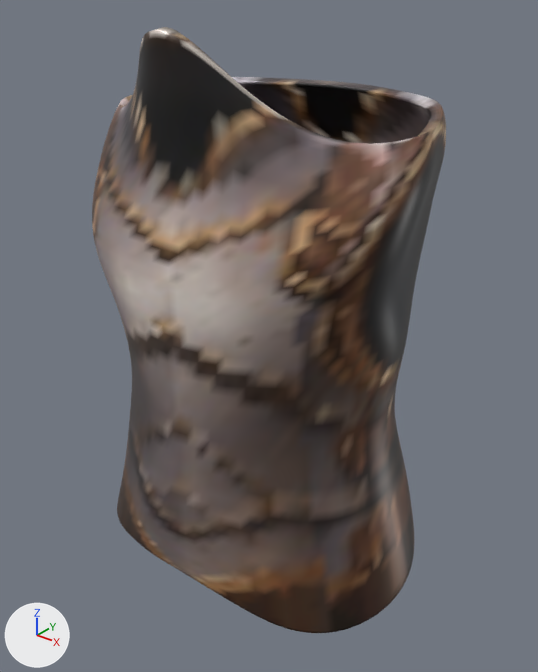
The glTF model fabrik/assets/basis.mann/v001/quelle/teile/ruestung.brust.stahlplatte.glb, before and after one commit.
Before and after are seen from a 50 mm camera at (0.504, -0.604, 1.581) aimed at (0.009, 0.015, 1.198). Every picture has the same lights, and +X, +Y and +Z are marked at lower left. The first picture is the older version.

Script lines for the objects in view, before the commit:
```python
me_teil = bpy.data.meshes.new('teil')
me_teil.from_pydata(...)  # 10944 vertices, 21888 faces; spans x -0.218..0.209, y -0.144..0.187, z 0.912..1.54
me_teil.materials.append(mat_teil)
ob_teil = bpy.data.objects.new('teil', me_teil)
ob_teil.location = (0.0, 0.0, 0.0)
```
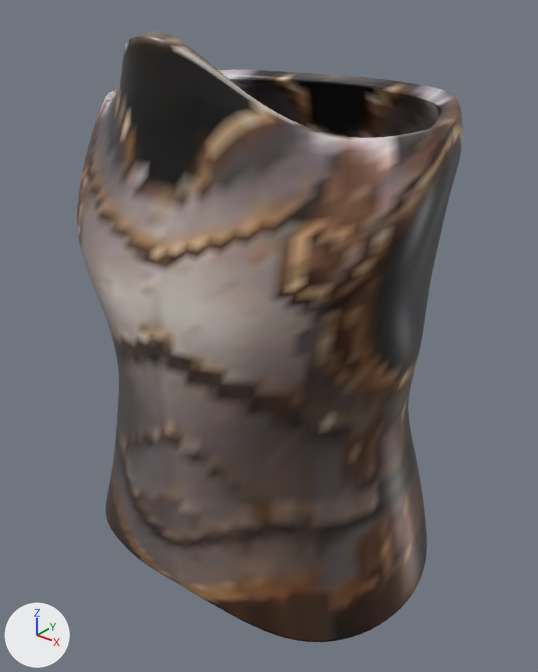
Pixel boxes (x1, y1, x2, y2) of what changed, in the pictures (538 x 672 px; the box of a moved part takes in the faces that stretch with it):
'teil', reshaped, recoloured (9% wider): before (92, 27, 446, 633); after (77, 31, 463, 642)
part 1 of me_teil, moved or reshaped: before (92, 27, 446, 633); after (77, 31, 463, 642)
part 2 of me_teil, recoloured: before (92, 27, 446, 633); after (77, 31, 463, 642)

Diff of the bpy script that builds the scene:
```diff
--- a/fabrik/assets/basis.mann/v001/quelle/teile/ruestung.brust.stahlplatte.glb.py
+++ b/fabrik/assets/basis.mann/v001/quelle/teile/ruestung.brust.stahlplatte.glb.py
@@ me_teil @@
 # used by ob_teil; location = (0.0, 0.0, 0.0)
-me_teil.from_pydata(...)  # 10944 vertices, 21888 faces; spans x -0.218..0.209, y -0.144..0.187, z 0.912..1.54
+me_teil.from_pydata(...)  # 10944 vertices, 21888 faces; spans x -0.233..0.225, y -0.16..0.203, z 0.915..1.537
+# me_teil part 1: 10944 of 10944 vertices moved; they spanned x -0.218..0.209, y -0.144..0.187, z 0.912..1.54 and now span x -0.233..0.225, y -0.16..0.203, z 0.915..1.537; mean shift (0.0, -0.001, 0.001)
+# me_teil part 2: 16883 faces centred in x -0.217..0.208, y -0.143..0.187, z 0.913..1.539 are repainted in the vertex colours; the middle colour goes from brown #6f584e to brown #6f594e
 me_teil.materials.append(mat_teil)
```
